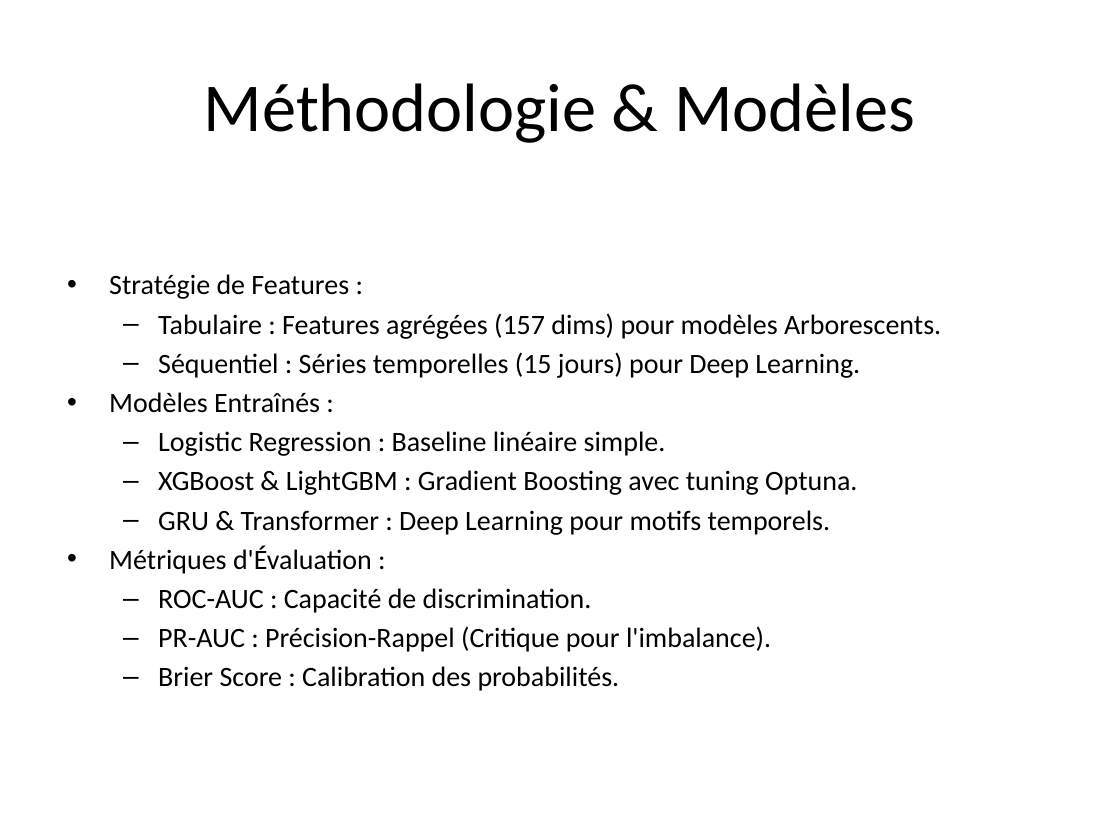
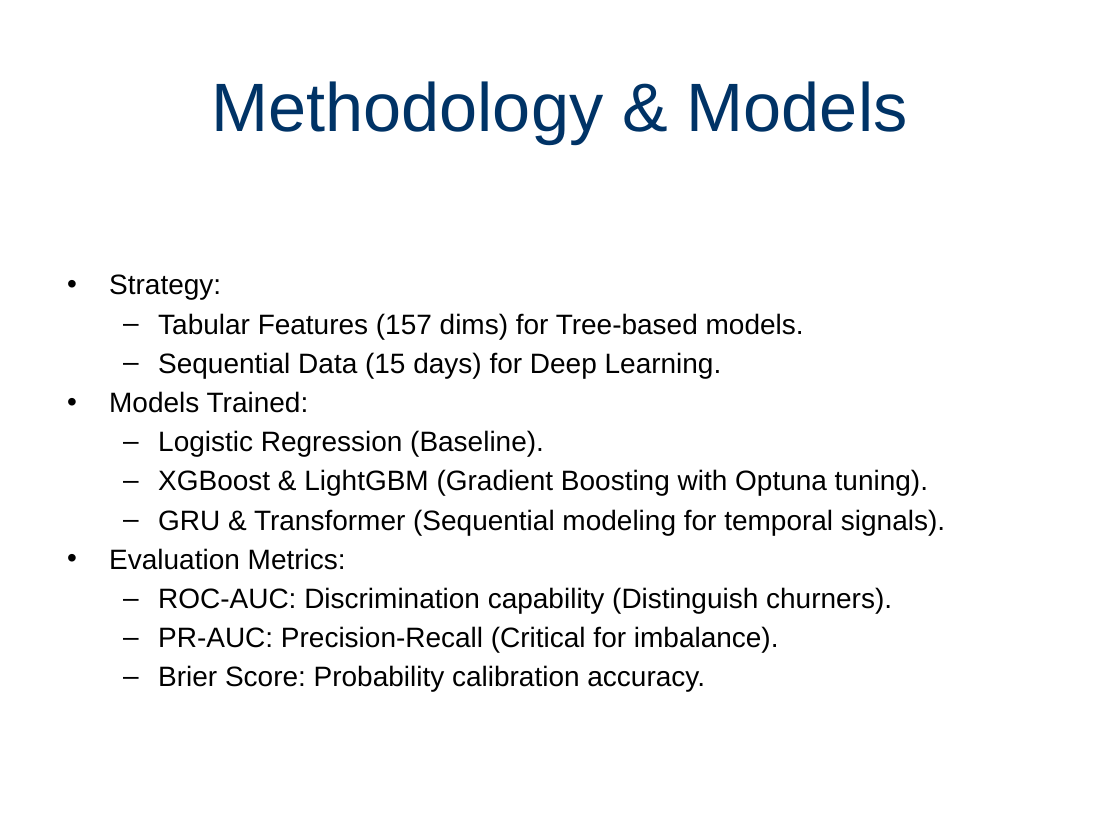
Before and after one commit to Paulino-Cristovao/churn_predictions, a slide deck: slide 4 of Presentations_Resultats_Projet.pptx. Drawn at 1120x840 pixels with LibreOffice and Linux fonts; fonts in the diff are those of the drawing. Boxes give left, top, right and bottom in pixels: in the first picture for what was removed or moved away, otherwise in the second. Text is boxed around its words. In the diff, an @@ line names an element or a change of style, - is before the commit and + after.

Commit message:
Presentation: Rewrite in English with 10-slide outline and verified metrics

```diff
--- a/Presentations_Resultats_Projet.pptx
+++ b/Presentations_Resultats_Projet.pptx
@@ title at (212,81,908,143): text changed; font Calibri to Arial; text colour #000000 to #003366 @@
-Méthodologie & Modèles
+Methodology & Models
@@ text at (109,274,945,692): text changed; font Calibri to Arial @@
-• Stratégie de Features :
-  – Tabulaire : Features agrégées (157 dims) pour modèles Arborescents.
-  – Séquentiel : Séries temporelles (15 jours) pour Deep Learning.
-• Modèles Entraînés :
-  – Logistic Regression : Baseline linéaire simple.
-  – XGBoost & LightGBM : Gradient Boosting avec tuning Optuna.
-  – GRU & Transformer : Deep Learning pour motifs temporels.
-• Métriques d'Évaluation :
-  – ROC-AUC : Capacité de discrimination.
-  – PR-AUC : Précision-Rappel (Critique pour l'imbalance).
-  – Brier Score : Calibration des probabilités.
+• Strategy:
+  – Tabular Features (157 dims) for Tree-based models.
+  – Sequential Data (15 days) for Deep Learning.
+• Models Trained:
+  – Logistic Regression (Baseline).
+  – XGBoost & LightGBM (Gradient Boosting with Optuna tuning).
+  – GRU & Transformer (Sequential modeling for temporal signals).
+• Evaluation Metrics:
+  – ROC-AUC: Discrimination capability (Distinguish churners).
+  – PR-AUC: Precision-Recall (Critical for imbalance).
+  – Brier Score: Probability calibration accuracy.
```
Also in this commit, not shown: 2 other slides changed, 7 slides added, 6 slides removed, 1 other file.
